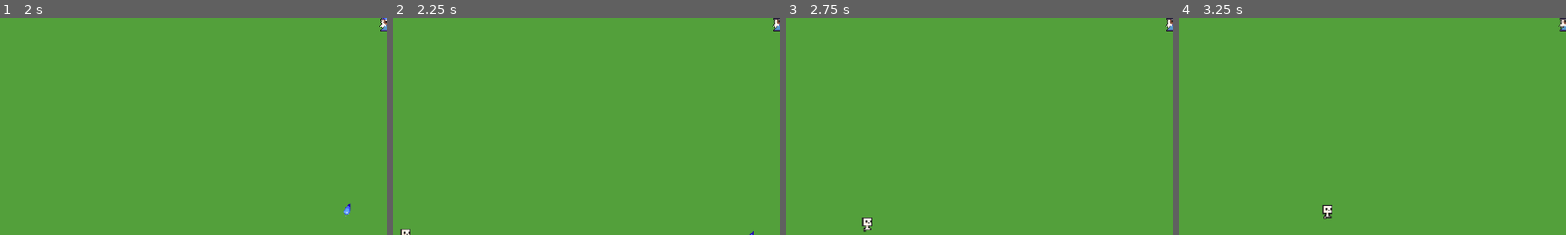
Above: before the commit, frames 1-4 (left to right).
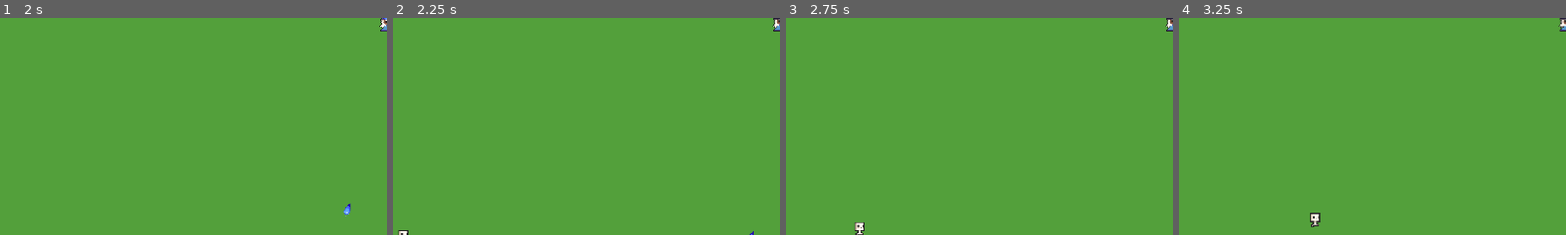
Above: after the commit, the same moments.

Repository: NathanKoehler/TBN-Bullet-Heaven
Game: Godot game, scene res://level/bullethaven.tscn
Same seed, same stepped clock (60 frames per second), same inputs: the game is played once before the commit and once after it.
Inputs (mouse positions are % of the whole screen's width and height, from its top left):
- Up to frame 1 (2 s): tap Enter at 0.5 s; move the mouse to (45, 70) at 0.52 s; hold W from 0.53 s (still down); move the mouse to (80, 65) at 1.27 s
- Up to frame 2 (2.25 s): move the mouse to (20, 35) at 2.02 s; release W at 2.03 s; hold A from 2.03 s (still down)
- Up to frame 3 (2.75 s): keep holding A
- Up to frame 4 (3.25 s): keep holding A; move the mouse to (55, 50) at 2.77 s
The pictures show only the part of the screen within x 0-50%, y 50-100%; the shares and areas given below are measured in that part.

Frame 1 is identical in both runs. In frame 2, less than 0.1% of the frame differs, in the area x 1-5%, y 97-100%; in frame 3, 0.3%; in frame 4, 0.3%, in the area x 33-40%, y 86-97%.

Commit message:
Added music/hit effect, enemy death with effects

Diff:
--- /dev/null
+++ b/SoundPlayer.gd
@@ -0,0 +1,6 @@
+extends Node2D
+
+@onready var enemyhitsound = get_node("AudioPlayers/EnemyHitSound")
+
+func play_enemyhitsound():
+	enemyhitsound.play()
--- /dev/null
+++ b/effects/death_effect.tscn
@@ -0,0 +1,5 @@
+[gd_scene format=3 uid="uid://bsp1p2gseuclo"]
+
+[node name="HitEffect" type="Sprite2D" groups=["Effects"]]
+
+[node name="AnimationPlayer" type="AnimationPlayer" parent="."]
--- /dev/null
+++ b/effects/hit_effect.tscn
@@ -0,0 +1,64 @@
+[gd_scene load_steps=5 format=3 uid="uid://6628syhaogy8"]
+
+[ext_resource type="Texture2D" uid="uid://dc1m4ibrxcr1x" path="res://effects/effect sprites/hit_effect_anim_spritesheet.png" id="1_x6c6a"]
+
+[sub_resource type="Animation" id="Animation_3odg0"]
+length = 0.3
+tracks/0/type = "value"
+tracks/0/imported = false
+tracks/0/enabled = true
+tracks/0/path = NodePath(".:frame")
+tracks/0/interp = 1
+tracks/0/loop_wrap = true
+tracks/0/keys = {
+"times": PackedFloat32Array(0),
+"transitions": PackedFloat32Array(1),
+"update": 1,
+"values": [0]
+}
+
+[sub_resource type="Animation" id="Animation_rbp1s"]
+resource_name = "default"
+length = 0.3
+tracks/0/type = "value"
+tracks/0/imported = false
+tracks/0/enabled = true
+tracks/0/path = NodePath(".:frame")
+tracks/0/interp = 1
+tracks/0/loop_wrap = true
+tracks/0/keys = {
+"times": PackedFloat32Array(0, 0.1, 0.2),
+"transitions": PackedFloat32Array(1, 1, 1),
+"update": 1,
+"values": [0, 1, 2]
+}
+tracks/1/type = "method"
+tracks/1/imported = false
+tracks/1/enabled = true
+tracks/1/path = NodePath(".")
+tracks/1/interp = 1
+tracks/1/loop_wrap = true
+tracks/1/keys = {
+"times": PackedFloat32Array(0.3),
+"transitions": PackedFloat32Array(1),
+"values": [{
+"args": [],
+"method": &"queue_free"
+}]
+}
+
+[sub_resource type="AnimationLibrary" id="AnimationLibrary_78f6f"]
+_data = {
+"RESET": SubResource("Animation_3odg0"),
+"default": SubResource("Animation_rbp1s")
+}
+
+[node name="HitEffect" type="Sprite2D" groups=["Effects"]]
+texture = ExtResource("1_x6c6a")
+hframes = 3
+
+[node name="AnimationPlayer" type="AnimationPlayer" parent="."]
+autoplay = "default"
+libraries = {
+"": SubResource("AnimationLibrary_78f6f")
+}
--- a/enemies/enemy.gd
+++ b/enemies/enemy.gd
@@ -1,13 +1,18 @@
 extends CharacterBody2D
 
 
-@export var hp = 10
+@export var hp = 20
 @export var hp_max = 10
 @export var defense = 0
 @export var level = 0
-@export var speed = .7
+@export var speed = .5
 @export var receives_knockback = true
 @export var knockback_modifier = 1
+
+
+#Scene references
+@export var effect_hit = preload("res://effects/hit_effect.tscn")
+@export var effect_death = preload("res://effects/death_effect.tscn")
 
 
 var rng = RandomNumberGenerator.new()
@@ -17,18 +22,34 @@
 	pass
 
 
+func die():
+	spawn_effect(effect_death)
+	queue_free()
+
+
 func _physics_process(delta):
 	var player = get_parent().get_node("Player")
 	if player.hp > 0:
 		position += (player.position - position).normalized() * speed
 
+
 func receive_damage(base_damage):
-	print(base_damage)
+
 	var actual_damage = base_damage
+	#subtracts dmg from defense
 	actual_damage -= defense
+	#apply dmg to hp
 	hp -= actual_damage
+	#show hit effect and plays hit sound
+	spawn_effect(effect_hit)
+	SoundPlayer.play_enemyhitsound()
+	#tracks if dead or not
+	if hp <= 0:
+		hp = 0
+		die()
 	print(str(name) + " received " + str(actual_damage) + " damage")
 	return actual_damage
+
 
 func receive_knockback(damage_source_pos: Vector2, received_damage: int):
 	if receives_knockback:
@@ -38,6 +59,7 @@
 
 		global_position += knockback
 
+
 func _on_hurtbox_area_entered(hitbox):
 	var actual_damage = receive_damage(hitbox.damage)
 
@@ -46,3 +68,11 @@
 		hitbox.destroy()
 
 	receive_knockback(hitbox.global_position, actual_damage)
+	spawn_effect(effect_hit)
+
+
+func spawn_effect(EFFECT: PackedScene, effect_pos: Vector2 = global_position):
+	if EFFECT:
+		var effect = EFFECT.instantiate()
+		get_tree().current_scene.add_child(effect)
+		effect.global_position = effect_pos
--- a/enemies/enemy.tscn
+++ b/enemies/enemy.tscn
@@ -16,7 +16,7 @@
 }]
 
 [sub_resource type="RectangleShape2D" id="RectangleShape2D_lpn0c"]
-size = Vector2(12, 16)
+size = Vector2(18, 15)
 
 [sub_resource type="RectangleShape2D" id="RectangleShape2D_fjwpa"]
 
--- a/level/bullethaven.tscn
+++ b/level/bullethaven.tscn
@@ -1,9 +1,10 @@
-[gd_scene load_steps=8 format=3 uid="uid://dojd5t8ah3nrv"]
+[gd_scene load_steps=9 format=3 uid="uid://dtsrhhlwucwp3"]
 
 [ext_resource type="Script" path="res://level/arena.gd" id="1_ypp58"]
 [ext_resource type="Texture2D" uid="uid://bb1uch5uhk5b4" path="res://tilesets/plains.png" id="2_q35ud"]
 [ext_resource type="Texture2D" uid="uid://64fp72xepc58" path="res://tilesets/decor_16x16.png" id="3_7lbng"]
 [ext_resource type="PackedScene" uid="uid://cbq55pc77wj7h" path="res://player/player.tscn" id="4_x0qla"]
+[ext_resource type="AudioStream" uid="uid://due4erwxmvf56" path="res://sounds/music/ES_8-bit Sheriff - Wave Saver.mp3" id="5_b0c8w"]
 
 [sub_resource type="TileSetAtlasSource" id="TileSetAtlasSource_5wfrw"]
 texture = ExtResource("2_q35ud")
@@ -86,4 +87,9 @@
 wait_time = 2.0
 autostart = true
 
+[node name="AudioStreamPlayer" type="AudioStreamPlayer" parent="."]
+stream = ExtResource("5_b0c8w")
+volume_db = -40.0
+autoplay = true
+
 [connection signal="timeout" from="Skeleton Spawn Timer" to="." method="_on_skeleton_spawn_timer_timeout"]
--- a/player/CharacterBody2d.gd
+++ b/player/CharacterBody2d.gd
@@ -36,7 +36,9 @@
 		return level
 @export var xp = 0
 
-#Spell references
+#Scene references
+@export var effect_hit = preload("res://effects/hit_effect.tscn")
+@export var effect_death = preload("res://effects/death_effect.tscn")
 @export var magic_bullet = preload("res://player/player_spells/magic_bullet.tscn")
 
 
@@ -98,3 +100,9 @@
 
 func _on_magic_bullet_timer_timeout():
 	shoot_magic_bullet()
+
+func spawn_effect(EFFECT: PackedScene, effect_pos: Vector2 = global_position):
+	if EFFECT:
+		var effect = EFFECT.instantiate()
+		get_tree().current_scene.add_child(effect)
+		effect.global_position = effect_pos
--- a/player/player.tscn
+++ b/player/player.tscn
@@ -33,7 +33,7 @@
 collision_layer = 2
 collision_mask = 3
 script = ExtResource("2_j4x2b")
-hp = 5
+hp = 50
 
 [node name="AnimatedSprite2d" type="AnimatedSprite2D" parent="."]
 frames = SubResource("SpriteFrames_3nn0t")
--- a/player/player_spells/magic_bullet.tscn
+++ b/player/player_spells/magic_bullet.tscn
@@ -3,6 +3,21 @@
 [ext_resource type="PackedScene" uid="uid://dklg66lqw2ckt" path="res://Hitbox.tscn" id="1_auicq"]
 [ext_resource type="Script" path="res://player/player_spells/magic_bullet.gd" id="2_lj0cs"]
 [ext_resource type="Texture2D" uid="uid://4i64c1sshwj4" path="res://projectiles/Spell Pack/Energy ball/EnergyBall.png" id="3_f53b8"]
+
+[sub_resource type="Animation" id="Animation_7qhu3"]
+length = 0.001
+tracks/0/type = "value"
+tracks/0/imported = false
+tracks/0/enabled = true
+tracks/0/path = NodePath("Sprite2d:frame")
+tracks/0/interp = 1
+tracks/0/loop_wrap = true
+tracks/0/keys = {
+"times": PackedFloat32Array(0),
+"transitions": PackedFloat32Array(1),
+"update": 1,
+"values": [0]
+}
 
 [sub_resource type="Animation" id="Animation_rvuvo"]
 resource_name = "shoot"
@@ -18,21 +33,6 @@
 "transitions": PackedFloat32Array(1, 1, 1, 1, 1, 1, 1, 1, 1),
 "update": 1,
 "values": [0, 1, 2, 3, 4, 5, 6, 7, 8]
-}
-
-[sub_resource type="Animation" id="Animation_7qhu3"]
-length = 0.001
-tracks/0/type = "value"
-tracks/0/imported = false
-tracks/0/enabled = true
-tracks/0/path = NodePath("Sprite2d:frame")
-tracks/0/interp = 1
-tracks/0/loop_wrap = true
-tracks/0/keys = {
-"times": PackedFloat32Array(0),
-"transitions": PackedFloat32Array(1),
-"update": 1,
-"values": [0]
 }
 
 [sub_resource type="AnimationLibrary" id="AnimationLibrary_qv4wr"]
--- a/project.godot
+++ b/project.godot
@@ -17,6 +17,7 @@
 [autoload]
 
 Global="*res://global.gd"
+SoundPlayer="*res://sounds/sound_player.tscn"
 
 [layer_names]
 
--- /dev/null
+++ b/sounds/sound_player.tscn
@@ -0,0 +1,14 @@
+[gd_scene load_steps=3 format=3 uid="uid://bwk0mgy4spdda"]
+
+[ext_resource type="Script" path="res://SoundPlayer.gd" id="1_o7bo8"]
+[ext_resource type="AudioStream" uid="uid://b3ovbonj5auxs" path="res://sounds/effects/Retro-8-bit-damage.mp3" id="2_ts4d3"]
+
+[node name="SoundPlayer" type="Node2D"]
+script = ExtResource("1_o7bo8")
+
+[node name="AudioPlayers" type="Node2D" parent="."]
+
+[node name="EnemyHitSound" type="AudioStreamPlayer" parent="AudioPlayers"]
+stream = ExtResource("2_ts4d3")
+volume_db = -30.532
+max_polyphony = 20
Binary file added: effects/effect sprites/enemy_afterdead_explosion_anim_spritesheet.png
Not shown, added: effects/effect sprites/enemy_afterdead_explosion_anim_spritesheet.png.import
Binary file added: effects/effect sprites/hit_effect_anim_spritesheet.png
Not shown, added: effects/effect sprites/hit_effect_anim_spritesheet.png.import
Not shown, added: sounds/effects/Retro-8-bit-damage.mp3.import
Not shown, added: sounds/music/ES_8-bit Sheriff - Wave Saver.mp3.import
Not shown, added: sounds/effects/Retro-8-bit-damage.mp3
Not shown, added: sounds/music/ES_8-bit Sheriff - Wave Saver.mp3
